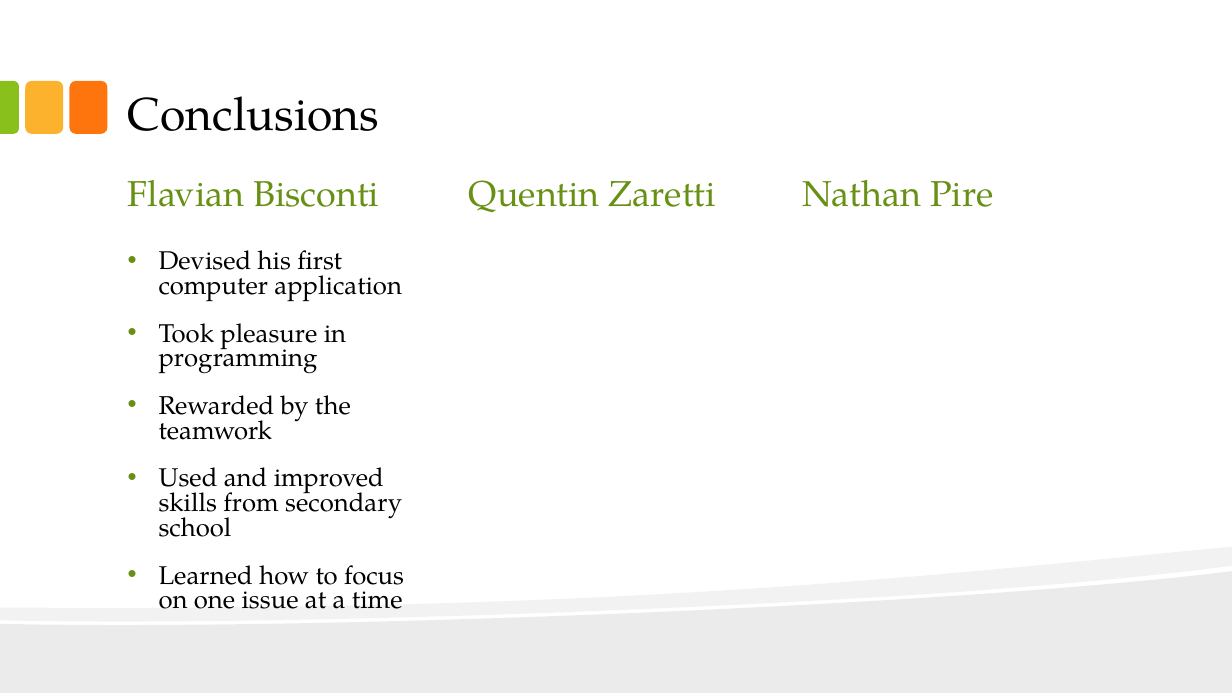
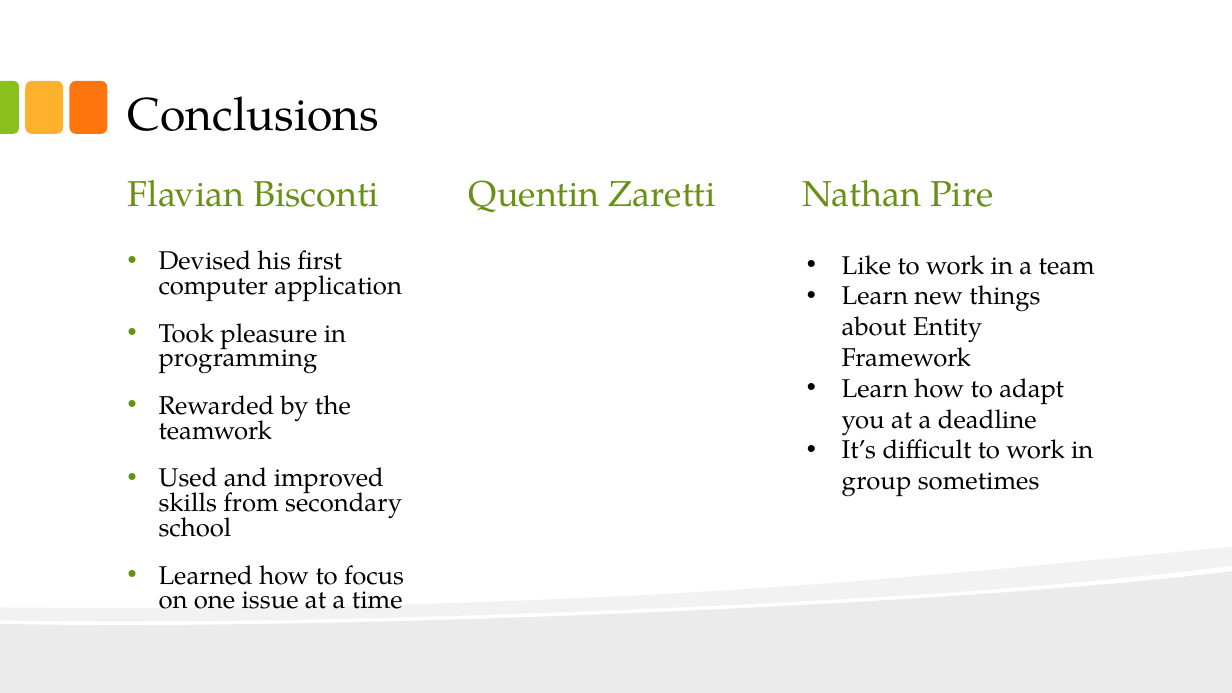
Before and after one commit to thelittlewozniak/iKitchen, a slide deck: slide 21 of Fichiers analyse/IKitchen.pptx. Drawn at 1232x693 pixels with LibreOffice and Linux fonts; fonts in the diff are those of the drawing. Boxes give left, top, right and bottom in pixels: in the first picture for what was removed or moved away, otherwise in the second. Text is boxed around its words. In the diff, an @@ line names an element or a change of style, - is before the commit and + after.

```diff
--- a/Fichiers analyse/IKitchen.pptx
+++ b/Fichiers analyse/IKitchen.pptx
@@ text added at bbox=[842, 255, 1095, 497], 20 pt, text #000000 @@
+• Like to work in a team
+• Learn new things about Entity Framework
+• Learn how to adapt you at a deadline
+• It’s difficult to work in group sometimes
```
Also in this commit, not shown: 12 other files.
